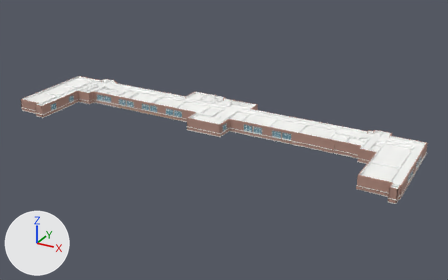
One commit to the glTF model models/main_1F.glb: the scene before it, then after it.
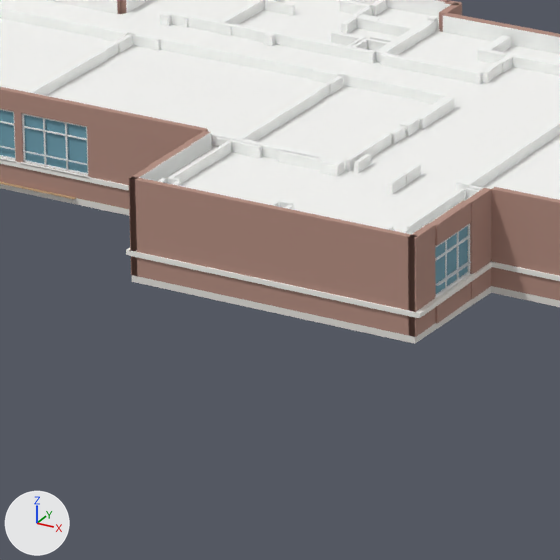
Each version is shown whole from a 50 mm camera at (88.0, -135.8, 70.7) aimed at (7.2, 11.2, -2.8), then close up on the part from 38% to 53% of the width and 35% to 58% of the height. Every picture has the same lights, and +X, +Y and +Z are marked at lower left. The last two pictures show the newer version. Where no turn or scale is listed for an object, it has been applied to the vertices. Vertices at exactly the same position are counted once.

The first close-up shows 'main_1F__brick', 'main_1F__ceil', 'main_1F__corrFloor', 'main_1F__frameW', 'main_1F__glass', 'main_1F__rail', 'main_1F__wallIn', 'main_1F__white' and 1 more.
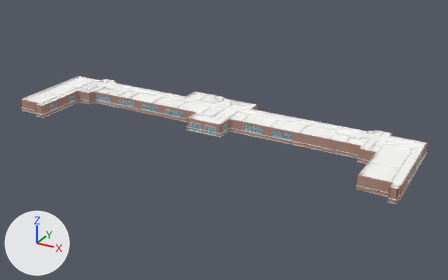
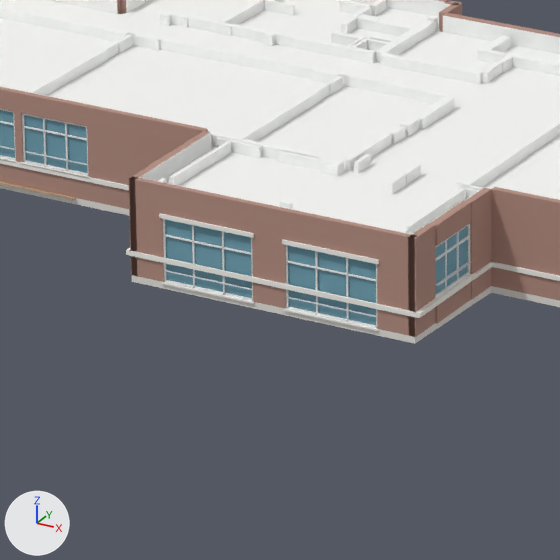
Where the newer file only moved an object's origin or applied its transform, the numbers keep the older frame.

Pixel boxes [x1, y1, x2, y2] of what changed, in the close-ups (560 x 560 px; the box of a moved part takes in the faces that stretch with it):
'main_1F__white', reshaped
    before: [0, 157, 560, 318]
    after: [0, 157, 560, 331]
part 1 of me_main_1f__brick, added (beige)
    after: [129, 176, 417, 337]
part 2 of me_main_1f__wallin, moved or reshaped
    before: [161, 177, 181, 184]
    after: [143, 178, 412, 235]
part 3 of me_main_1f__framew, added
    after: [163, 219, 253, 301]
part 4 of me_main_1f__framew, added
    after: [192, 225, 195, 288]
part 5 of me_main_1f__framew, added
    after: [222, 231, 225, 294]
part 6 of me_main_1f__framew, added
    after: [165, 234, 251, 255]
part 7 of me_main_1f__framew, added
    after: [286, 245, 377, 328]
part 8 of me_main_1f__framew, added
    after: [315, 251, 318, 315]
part 9 of me_main_1f__framew, added
    after: [346, 258, 349, 322]
part 10 of me_main_1f__framew, added
    after: [286, 261, 377, 282]
part 11 of me_main_1f__glass, added
    after: [165, 219, 252, 298]
part 12 of me_main_1f__glass, added
    after: [288, 246, 376, 325]
part 13 of me_main_1f__rail, added
    after: [164, 270, 252, 290]
part 14 of me_main_1f__rail, added
    after: [287, 297, 376, 317]
part 15 of me_main_1f__white, added
    after: [159, 213, 254, 238]
part 16 of me_main_1f__white, added
    after: [282, 239, 379, 264]
part 17 of me_main_1f__white, added
    after: [161, 282, 254, 304]
part 18 of me_main_1f__white, added
    after: [283, 308, 379, 331]

What changed in the scene script:
```text
Change me_main_1f__brick:
    remove me_main_1f__brick.from_pydata(...)  # 1150 vertices, 2040 faces; spans x -60.2..60.2, y -17.8..17.8, z -1.8..1.8
    add me_main_1f__brick.from_pydata(...)  # 1174 vertices, 2088 faces; spans x -60.2..60.2, y -17.8..17.8, z -1.8..1.8
    me_main_1f__brick part 1: 24 vertices added at x -4.4..4.2, y -3.4..-3.2, z -1.8..1.8
Change me_main_1f__wallin:
    remove me_main_1f__wallin.from_pydata(...)  # 4186 vertices, 7000 faces; spans x -60.1..60.1, y -17.8..17.8, z -1.8..1.8
    add me_main_1f__wallin.from_pydata(...)  # 4164 vertices, 6976 faces; spans x -60.1..60.1, y -17.8..17.8, z -1.8..1.8
    me_main_1f__wallin part 2: 14 vertices removed from x -4.8..4.7, y -3.1..-2.1, z -1.8..1.5; 24 vertices added at x -4.3..4.2, y -3.2, z -1.8..1.8
    other edits to the shape of me_main_1f__wallin do not show in these pictures
Change me_main_1f__framew:
    remove me_main_1f__framew.from_pydata(...)  # 2046 vertices, 3444 faces; spans x -60.1..60.1, y -14.8..14.8, z -0.9..0.9
    add me_main_1f__framew.from_pydata(...)  # 2142 vertices, 3612 faces; spans x -60.1..60.1, y -14.8..14.8, z -1.9..0.9
    me_main_1f__framew part 3: the loose piece of 24 vertices spanning x -13.4..-10.6, y 0.0, z -0.9..0.9 is copied, and the copy is scaled about its middle by (1.29, 1, 1.27), then moved by (9.5, -5.1, -0.7); it spans x -4.3..-0.7, y -5.2..-5.1, z -1.9..0.5
    me_main_1f__framew part 4: a new loose piece, a box spanning x -3.157..-3.106, y -5.183..-5.125, z -1.899..0.501, in mat_framew (white #f6f7f6)
    me_main_1f__framew part 5: a new loose piece, a box spanning x -1.96..-1.909, y -5.183..-5.125, z -1.899..0.501, in mat_framew (white #f6f7f6)
    me_main_1f__framew part 6: a new loose piece, a box spanning x -4.332..-0.734, y -5.183..-5.125, z -0.196..-0.145, in mat_framew (white #f6f7f6)
    me_main_1f__framew part 7: the loose piece of 24 vertices spanning x -13.4..-10.6, y 0.0, z -0.9..0.9 is copied, and the copy is scaled about its middle by (1.29, 1, 1.27), then moved by (14.4, -5.1, -0.7); it spans x 0.6..4.2, y -5.2..-5.1, z -1.9..0.5
    me_main_1f__framew part 8: a new loose piece, a box spanning x 1.74..1.791, y -5.183..-5.125, z -1.899..0.501, in mat_framew (white #f6f7f6)
    me_main_1f__framew part 9: a new loose piece, a box spanning x 2.944..2.995, y -5.183..-5.125, z -1.899..0.501, in mat_framew (white #f6f7f6)
    me_main_1f__framew part 10: a new loose piece, a box spanning x 0.565..4.17, y -5.183..-5.125, z -0.196..-0.145, in mat_framew (white #f6f7f6)
    other edits to the shape of me_main_1f__framew do not show in these pictures
Change me_main_1f__glass:
    remove me_main_1f__glass.from_pydata(...)  # 328 vertices, 492 faces; spans x -60.1..60.1, y -14.7..14.7, z -1.0..1.0
    add me_main_1f__glass.from_pydata(...)  # 344 vertices, 516 faces; spans x -60.1..60.1, y -14.7..14.7, z -1.9..0.9
    me_main_1f__glass part 11: a new loose piece, a box spanning x -4.333..-0.733, y -5.066..-5.059, z -1.897..0.5, in mat_glass (cyan #76aabc)
    me_main_1f__glass part 12: a new loose piece, a box spanning x 0.565..4.165, y -5.066..-5.059, z -1.897..0.5, in mat_glass (cyan #76aabc)
Change me_main_1f__rail:
    remove me_main_1f__rail.from_pydata(...)  # 328 vertices, 492 faces; spans x -60.2..60.2, y -14.8..14.8, z 0.0
    add me_main_1f__rail.from_pydata(...)  # 344 vertices, 516 faces; spans x -60.2..60.2, y -14.8..14.8, z -1.0..0.0
    me_main_1f__rail part 13: a new loose piece, a box spanning x -4.285..-0.779, y -5.299..-5.262, z -0.967..-0.931, in mat_rail (white #e5e7ea)
    me_main_1f__rail part 14: a new loose piece, a box spanning x 0.617..4.116, y -5.299..-5.262, z -0.967..-0.931, in mat_rail (white #e5e7ea)
Change me_main_1f__white:
    remove me_main_1f__white.from_pydata(...)  # 704 vertices, 1056 faces; spans x -60.3..60.3, y -17.9..17.9, z -0.1..0.1
    add me_main_1f__white.from_pydata(...)  # 736 vertices, 1104 faces; spans x -60.3..60.3, y -17.9..17.9, z -0.9..1.7
    me_main_1f__white part 15: a new loose piece, a box spanning x -4.43..-0.67, y -3.52..-3.19, z 1.55..1.7, in mat_white (white #f7f6f1)
    me_main_1f__white part 16: a new loose piece, a box spanning x 0.47..4.23, y -3.52..-3.19, z 1.55..1.7, in mat_white (white #f7f6f1)
    me_main_1f__white part 17: a new loose piece, a box spanning x -4.4..-0.699, y -3.524..-3.436, z -0.907..-0.848, in mat_white (white #f7f6f1)
    me_main_1f__white part 18: a new loose piece, a box spanning x 0.5..4.201, y -3.524..-3.436, z -0.907..-0.848, in mat_white (white #f7f6f1)
```
